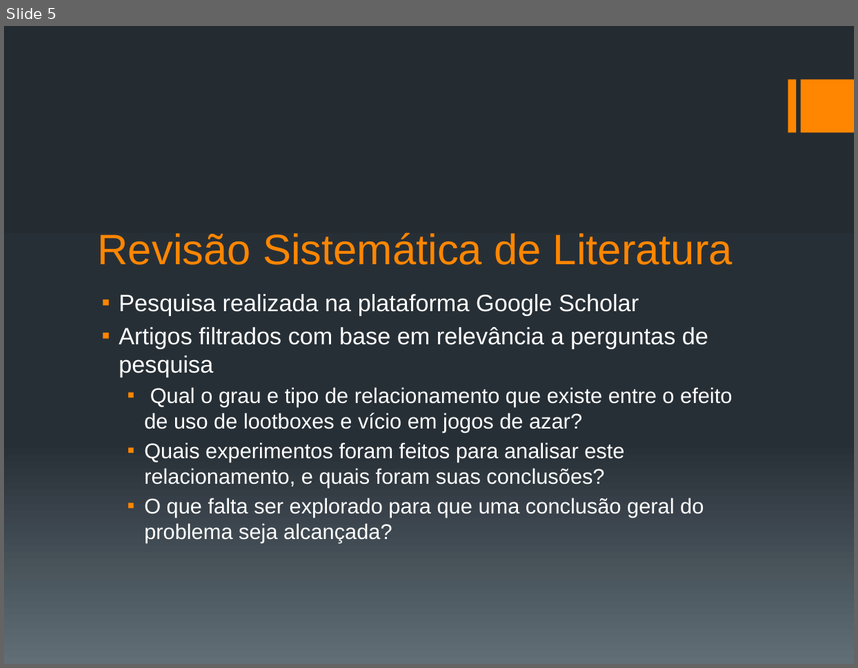
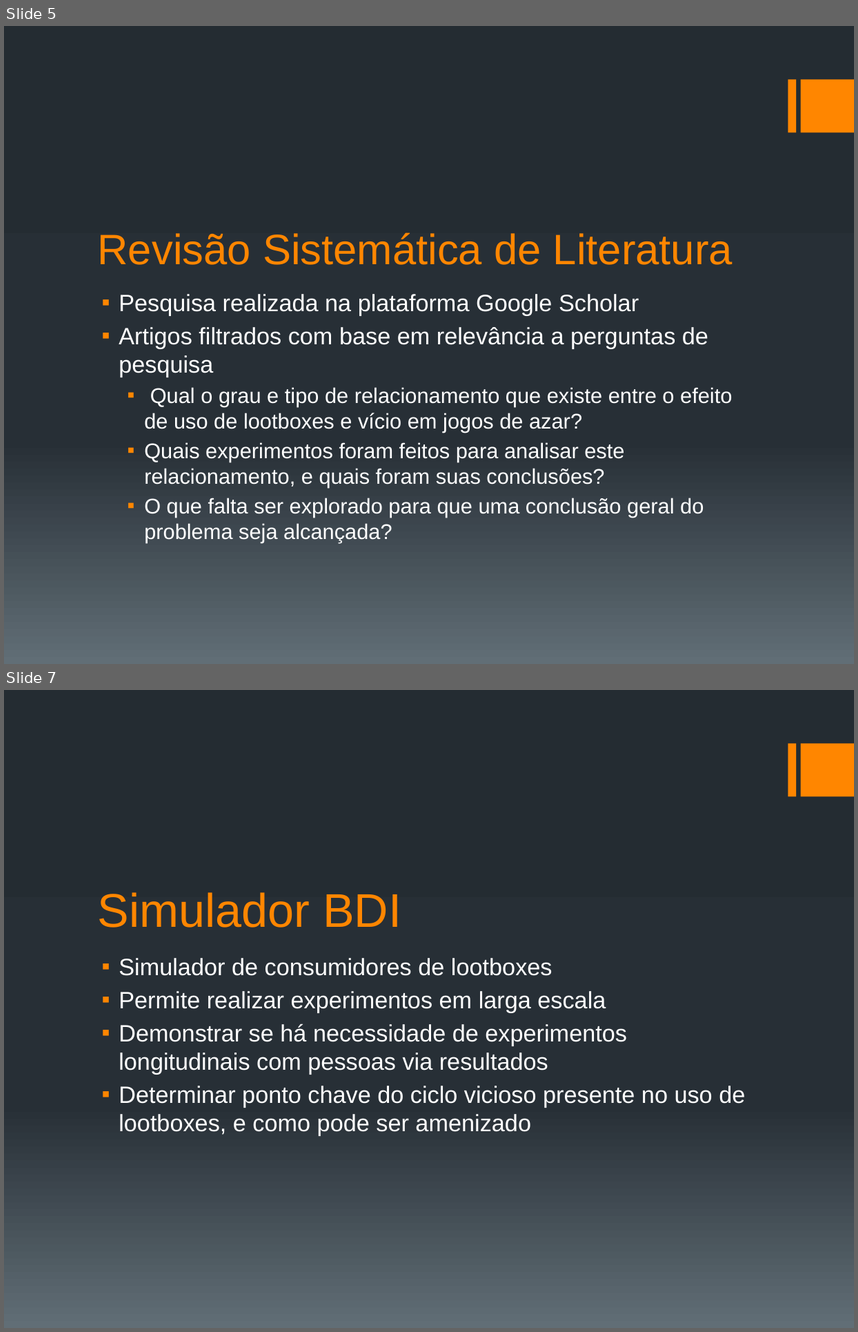
Before and after one commit to BurningBagel/TCCSimulator, a slide deck: ApresentaçãoTCC.pptx. Shown one above the other, each under a label of ours: slide 5 before the commit, slides 5 and 7 after it; the slides between them are not shown. The pictures are 858x668 and 858x1332 pixels, drawn with LibreOffice and Linux fonts; fonts in the diff are those of the drawing. Boxes give left, top, right and bottom in pixels: in the first picture for what was removed or moved away, otherwise in the second. Text is boxed around its words. In the diff, an @@ line names an element or a change of style, - is before the commit and + after.

```diff
--- a/ApresentaçãoTCC.pptx
+++ b/ApresentaçãoTCC.pptx
@@ slide 7 added at <box>4,690,854,1328</box>, background gradient #242C33 to #273037 to #636D76; not listed: 2 template elements that a slide beside it also shows @@
@@ title added at <box>98,892,401,927</box>, 40 pt, text #FF8600 @@
+Simulador BDI
@@ text added at <box>119,958,745,1136</box>, 20 pt, text #FFFFFF @@
+▪ Simulador de consumidores de lootboxes
+▪ Permite realizar experimentos em larga escala
+▪ Demonstrar se há necessidade de experimentos longitudinais com pessoas via resultados
+▪ Determinar ponto chave do ciclo vicioso presente no uso de lootboxes, e como pode ser amenizado
```
Also in this commit, not shown: 1 slide changed, 22 other slides added, 29 other files.
